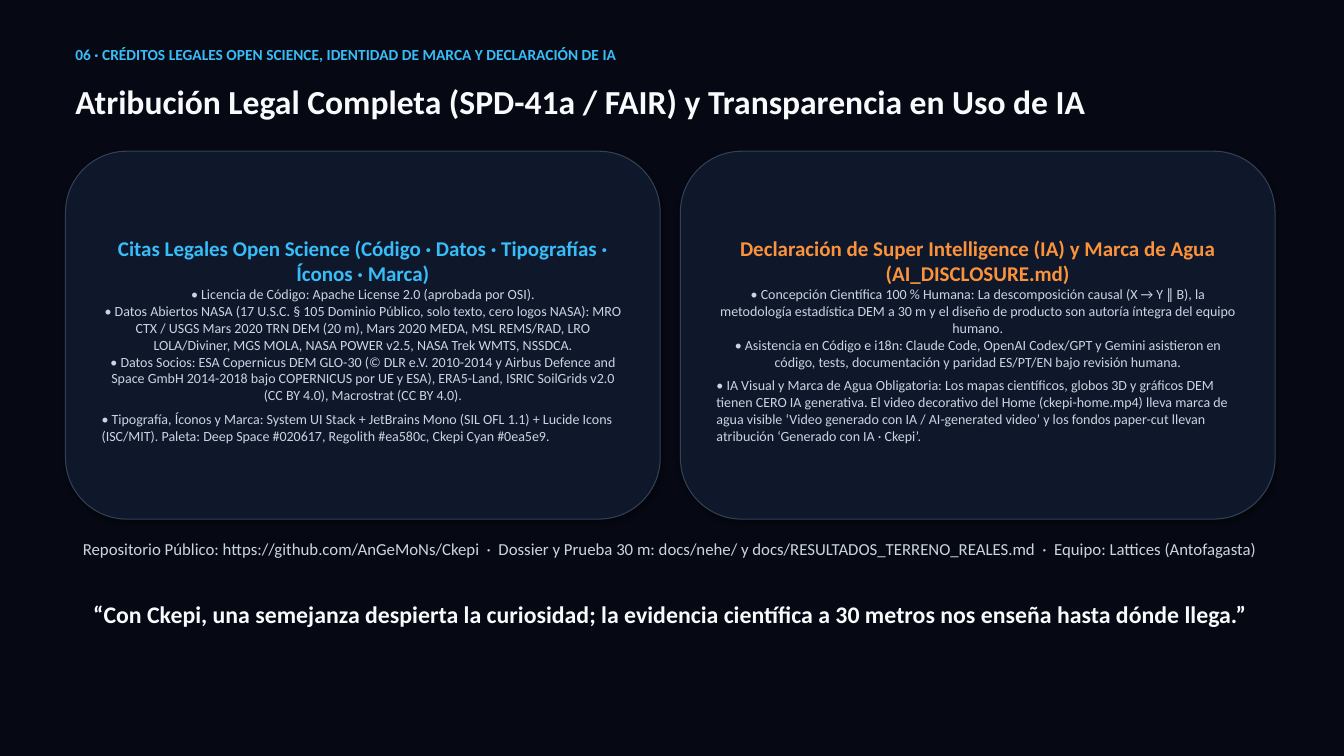
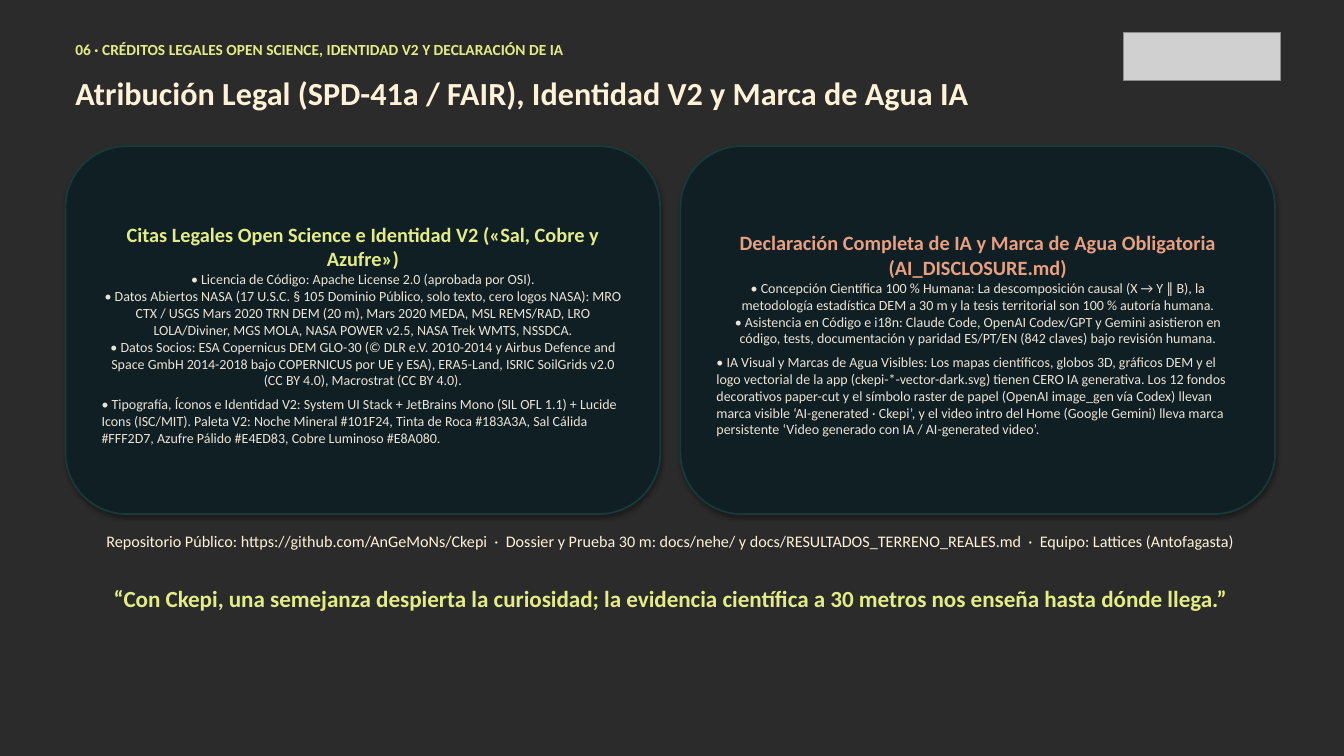
Before and after one commit to AnGeMoNs/Ckepi, a slide deck: slide 7 of docs/nehe/ckepi-pitch-es.pptx. Drawn at 1344x756 pixels with LibreOffice and Linux fonts; fonts in the diff are those of the drawing; grey boxes stand for pictures; background and template pictures are left out; a plain dark background stands for a picture behind light text. Boxes give left, top, right and bottom in pixels: in the first picture for what was removed or moved away, otherwise in the second. Text is boxed around its words. In the diff, an @@ line names an element or a change of style, - is before the commit and + after.

Commit message:
docs(nehe): integrar identidad V2 (sal, cobre y azufre), logo, fondos paper-cut con marca de agua IA y guia de declaracion IA

```diff
--- a/docs/nehe/ckepi-pitch-es.pptx
+++ b/docs/nehe/ckepi-pitch-es.pptx
@@ background #060913 to picture (left out) @@
@@ text at (x1=75, y1=42, x2=563, y2=57): text changed; text colour #38BDF8 to #E4ED83 @@
-06 · CRÉDITOS LEGALES OPEN SCIENCE, IDENTIDAD DE MARCA Y DECLARACIÓN DE IA
+06 · CRÉDITOS LEGALES OPEN SCIENCE, IDENTIDAD V2 Y DECLARACIÓN DE IA
@@ picture added at (x1=1124, y1=32, x2=1280, y2=81) @@
@@ text at (x1=75, y1=81, x2=968, y2=111): text changed; size 24 to 23 pt; text colour #F8FAFC to #FFF2D7 @@
-Atribución Legal Completa (SPD-41a / FAIR) y Transparencia en Uso de IA
+Atribución Legal (SPD-41a / FAIR), Identidad V2 y Marca de Agua IA
@@ rounded rectangle "Citas Legales Open Science e ..." moved from (x1=66, y1=151, x2=660, y2=519) to (x1=66, y1=146, x2=660, y2=514) @@
@@ rounded rectangle "Citas Legales Open Science e ..." at (x1=66, y1=146, x2=660, y2=514): fill #0F172A to #101F24; outline #334155 0.75 pt to #183A3A 1.25 pt @@
@@ rounded rectangle "Declaración Completa de IA y ..." moved from (x1=681, y1=151, x2=1275, y2=519) to (x1=681, y1=146, x2=1275, y2=514) @@
@@ rounded rectangle "Declaración Completa de IA y ..." at (x1=681, y1=146, x2=1275, y2=514): fill #0F172A to #101F24; outline #334155 0.75 pt to #183A3A 1.25 pt @@
@@ text in rounded rectangle at (x1=102, y1=227, x2=621, y2=445): text changed; text colour #CBD5E1 to #EBE4D5 @@
-Citas Legales Open Science (Código · Datos · Tipografías · Íconos · Marca)
-• Licencia de Código: Apache License 2.0 (aprobada por OSI).
-• Datos Abiertos NASA (17 U.S.C. § 105 Dominio Público, solo texto, cero logos NASA): MRO CTX / USGS Mars 2020 TRN DEM (20 m), Mars 2020 MEDA, MSL REMS/RAD, LRO LOLA/Diviner, MGS MOLA, NASA POWER v2.5, NASA Trek WMTS, NSSDCA.
-• Datos Socios: ESA Copernicus DEM GLO-30 (© DLR e.V. 2010-2014 y Airbus Defence and Space GmbH 2014-2018 bajo COPERNICUS por UE y ESA), ERA5-Land, ISRIC SoilGrids v2.0 (CC BY 4.0), Macrostrat (CC BY 4.0).
-• Tipografía, Íconos y Marca: System UI Stack + JetBrains Mono (SIL OFL 1.1) + Lucide Icons (ISC/MIT). Paleta: Deep Space #020617, Regolith #ea580c, Ckepi Cyan #0ea5e9.
+Citas Legales Open Science e Identidad V2 («Sal, Cobre y Azufre»)
+• Licencia de Código: Apache License 2.0 (aprobada por OSI).
+• Datos Abiertos NASA (17 U.S.C. § 105 Dominio Público, solo texto, cero logos NASA): MRO CTX / USGS Mars 2020 TRN DEM (20 m), Mars 2020 MEDA, MSL REMS/RAD, LRO LOLA/Diviner, MGS MOLA, NASA POWER v2.5, NASA Trek WMTS, NSSDCA.
+• Datos Socios: ESA Copernicus DEM GLO-30 (© DLR e.V. 2010-2014 y Airbus Defence and Space GmbH 2014-2018 bajo COPERNICUS por UE y ESA), ERA5-Land, ISRIC SoilGrids v2.0 (CC BY 4.0), Macrostrat (CC BY 4.0).
+• Tipografía, Íconos e Identidad V2: System UI Stack + JetBrains Mono (SIL OFL 1.1) + Lucide Icons (ISC/MIT). Paleta V2: Noche Mineral #101F24, Tinta de Roca #183A3A, Sal Cálida #FFF2D7, Azufre Pálido #E4ED83, Cobre Luminoso #E8A080.
@@ text in rounded rectangle at (x1=716, y1=235, x2=1226, y2=437): text changed; text colour #CBD5E1 to #EBE4D5 @@
-Declaración de Super Intelligence (IA) y Marca de Agua (AI_DISCLOSURE.md)
-• Concepción Científica 100 % Humana: La descomposición causal (X → Y ∥ B), la metodología estadística DEM a 30 m y el diseño de producto son autoría íntegra del equipo humano.
-• Asistencia en Código e i18n: Claude Code, OpenAI Codex/GPT y Gemini asistieron en código, tests, documentación y paridad ES/PT/EN bajo revisión humana.
-• IA Visual y Marca de Agua Obligatoria: Los mapas científicos, globos 3D y gráficos DEM tienen CERO IA generativa. El video decorativo del Home (ckepi-home.mp4) lleva marca de agua visible ‘Video generado con IA / AI-generated video’ y los fondos paper-cut llevan atribución ‘Generado con IA · Ckepi’.
+Declaración Completa de IA y Marca de Agua Obligatoria (AI_DISCLOSURE.md)
+• Concepción Científica 100 % Humana: La descomposición causal (X → Y ∥ B), la metodología estadística DEM a 30 m y la tesis territorial son 100 % autoría humana.
+• Asistencia en Código e i18n: Claude Code, OpenAI Codex/GPT y Gemini asistieron en código, tests, documentación y paridad ES/PT/EN (842 claves) bajo revisión humana.
+• IA Visual y Marcas de Agua Visibles: Los mapas científicos, globos 3D, gráficos DEM y el logo vectorial de la app (ckepi-*-vector-dark.svg) tienen CERO IA generativa. Los 12 fondos decorativos paper-cut y el símbolo raster de papel (OpenAI image_gen vía Codex) llevan marca visible ‘AI-generated · Ckepi’, y el video intro del Home (Google Gemini) lleva marca persistente ‘Video generado con IA / AI-generated video’.
@@ text "Repositorio Público: https://github.com/AnGeMoNs/Ckepi · Dos ..." moved from (x1=83, y1=543, x2=1256, y2=558) to (x1=106, y1=535, x2=1234, y2=550) @@
@@ text "Repositorio Público: https://github.com/AnGeMoNs/Ckepi · Dos ..." at (x1=106, y1=535, x2=1234, y2=550): size 12 to 11.5 pt, text colour #CBD5E1 to #FFF2D7 @@
@@ text "“Con Ckepi, una semejanza despierta ..." moved from (x1=93, y1=605, x2=1246, y2=627) to (x1=114, y1=590, x2=1226, y2=611) @@
@@ text "“Con Ckepi, una semejanza despierta ..." at (x1=114, y1=590, x2=1226, y2=611): size 17 to 16.5 pt, text colour #F8FAFC to #E4ED83 @@
```
Also in this commit, not shown: 6 other slides changed, 29 other files.
